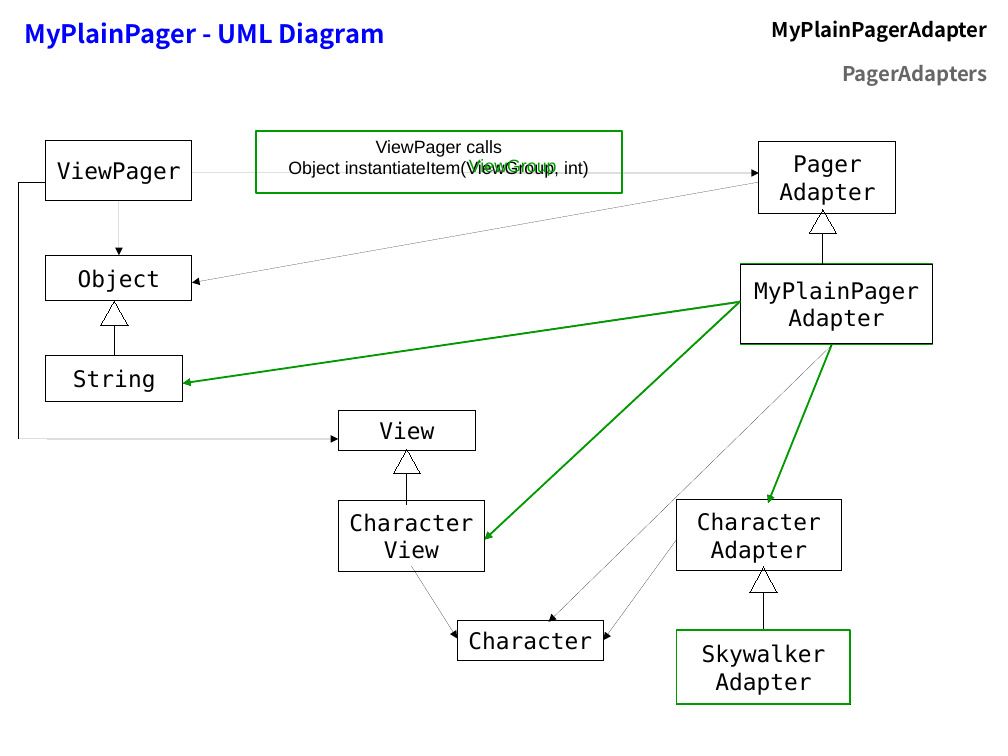
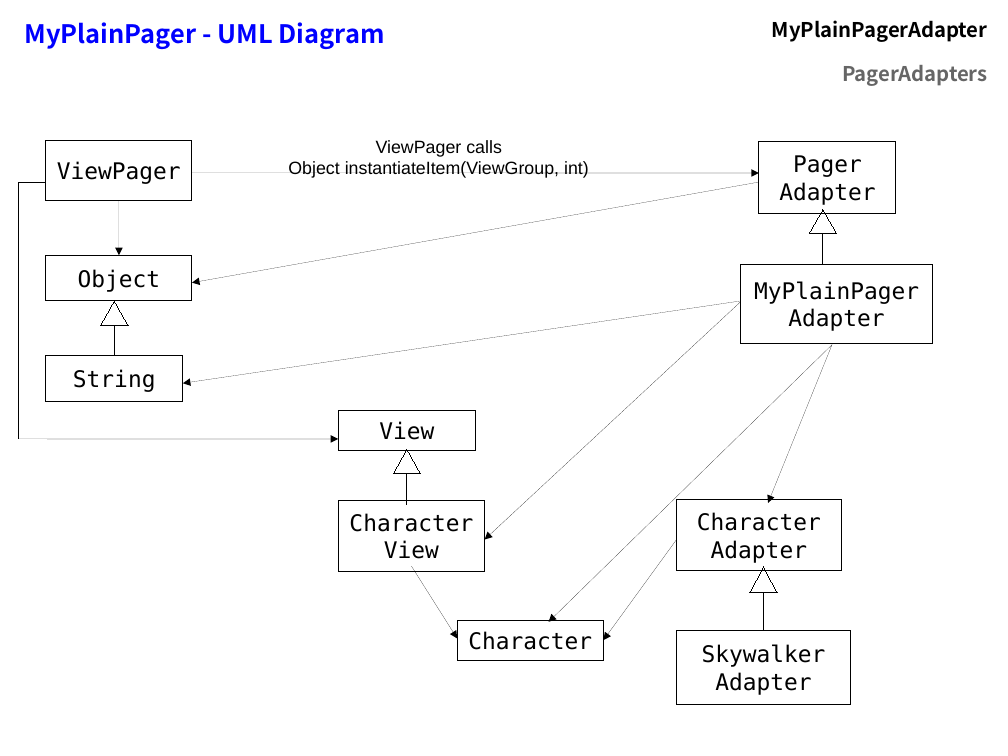
Before and after one commit to flocela/PagerAdaptersHandouts, a slide deck: slide 18 of PagerAdapterPresentation.odp (slide 15 before the commit). Drawn at 1008x756 pixels with LibreOffice and Linux fonts; fonts in the diff are those of the drawing. Boxes give left, top, right and bottom in pixels: in the first picture for what was removed or moved away, otherwise in the second. Text is boxed around its words. In the diff, an @@ line names an element or a change of style, - is before the commit and + after.

```diff
--- a/PagerAdapterPresentation.odp
+++ b/PagerAdapterPresentation.odp
@@ rectangle removed at (x1=256, y1=131, x2=622, y2=193) @@
@@ text removed at (x1=469, y1=159, x2=557, y2=177) @@
-ViewGroup
@@ rectangle removed at (x1=741, y1=264, x2=933, y2=344) @@
@@ arrow removed from (741, 302) to (183, 383) @@
@@ arrow removed from (741, 301) to (485, 540) @@
@@ arrow removed from (832, 344) to (768, 503) @@
@@ rectangle removed at (x1=677, y1=630, x2=851, y2=704) @@
```
Also in this commit, not shown: 16 other slides changed, 8 slides added, 4 slides removed, 2 other files.
